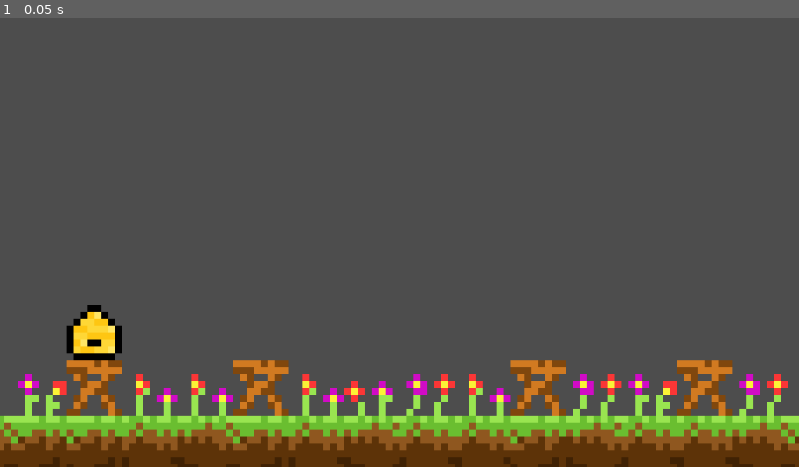
Above: before the commit, frame 1.
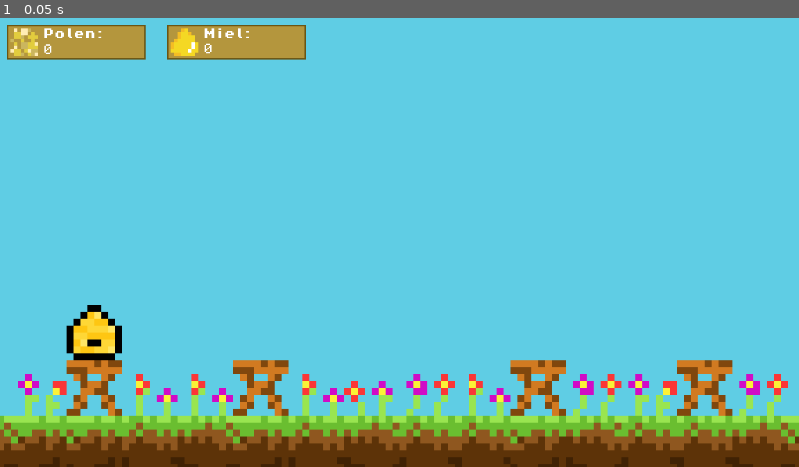
Above: after the commit, the same moment.

Repository: LBTPM/Videojuego-sobre-abejas-Godot-
Game: Godot game, scene res://Escenas/game.tscn
Two runs of this game, one before a commit and one after it. Both use one fixed random seed, a clock stepped at 60 frames per second and the inputs below.
Inputs:
- Up to frame 1 (0.05 s): no input

The runs differ from the first frame. In frame 1, 84% of the frame differs, in the area x 0-100%, y 0-89%.

Commit message:
Incorporación de GUI
Añadidos 2 panales con info de polen y miel en un canvas

Diff:
--- a/Escenas/abeja.tscn
+++ b/Escenas/abeja.tscn
@@ -96,6 +96,7 @@
 collision_layer = 2
 collision_mask = 5
 script = ExtResource("1_xnnt1")
+max_vuelo = 5
 
 [node name="AnimatedSprite2D" type="AnimatedSprite2D" parent="."]
 position = Vector2(0, -0.5)
--- a/Escenas/game.tscn
+++ b/Escenas/game.tscn
@@ -1,9 +1,11 @@
-[gd_scene load_steps=9 format=4 uid="uid://drcl4e0uw1eg6"]
+[gd_scene load_steps=11 format=4 uid="uid://drcl4e0uw1eg6"]
 
 [ext_resource type="PackedScene" uid="uid://cpr8i687m6f3" path="res://Escenas/Panal.tscn" id="1_0bm41"]
 [ext_resource type="Texture2D" uid="uid://yr853ypmnu7q" path="res://Assets/Sprites_abejas/cielo.png" id="1_5g6uq"]
+[ext_resource type="Script" uid="uid://5l8h4peg82lp" path="res://Scripts/game.gd" id="1_ijxpu"]
 [ext_resource type="Texture2D" uid="uid://bg5q2xnrc63lu" path="res://Assets/Sprites_abejas/Tileset_flores.png" id="2_obr3f"]
 [ext_resource type="PackedScene" uid="uid://co2t2qiryyn62" path="res://Escenas/zona_polen.tscn" id="3_3418m"]
+[ext_resource type="PackedScene" uid="uid://bql7imkqas2uj" path="res://Escenas/gui.tscn" id="5_o5eqp"]
 
 [sub_resource type="TileSetAtlasSource" id="TileSetAtlasSource_o5eqp"]
 texture = ExtResource("1_5g6uq")
@@ -31,6 +33,9 @@
 sources/0 = SubResource("TileSetAtlasSource_3418m")
 
 [node name="Game" type="Node"]
+script = ExtResource("1_ijxpu")
+
+[node name="GUI" parent="." instance=ExtResource("5_o5eqp")]
 
 [node name="Camera2D" type="Camera2D" parent="."]
 position = Vector2(56, 31)
@@ -39,7 +44,6 @@
 [node name="Tilemap" type="Node2D" parent="."]
 
 [node name="Background" type="TileMapLayer" parent="Tilemap"]
-visible = false
 tile_map_data = PackedByteArray("AAD/////AgAAAAAAAAD//wAAAgAAAAAAAAD//wEAAgAAAAAAAAD//wIAAgAAAAAAAAD//wMAAgAAAAAAAAD//w …(2224 unchanged characters)…
 tile_set = SubResource("TileSet_ijxpu")
 
@@ -111,9 +115,3 @@
 
 [node name="Panal" parent="." instance=ExtResource("1_0bm41")]
 position = Vector2(12, 48)
-
-[node name="GUI" type="Control" parent="."]
-layout_mode = 3
-anchors_preset = 0
-offset_right = 40.0
-offset_bottom = 40.0
--- /dev/null
+++ b/Escenas/gui.tscn
@@ -0,0 +1,86 @@
+[gd_scene load_steps=7 format=3 uid="uid://bql7imkqas2uj"]
+
+[ext_resource type="Texture2D" uid="uid://dbpuk6ofin8lg" path="res://Assets/Sprites_abejas/Polen.png" id="1_han0g"]
+[ext_resource type="Script" uid="uid://iblk56jlgxcq" path="res://Scripts/gui.gd" id="1_u8rov"]
+[ext_resource type="FontFile" uid="uid://dnmum5aokx7lu" path="res://Assets/fonts/PixelOperator8-Bold.ttf" id="2_u8rov"]
+[ext_resource type="FontFile" uid="uid://uwobqwg541w3" path="res://Assets/fonts/PixelOperator8.ttf" id="3_2j4er"]
+[ext_resource type="Texture2D" uid="uid://hgftabnta5yc" path="res://Assets/Sprites_abejas/Miel.png" id="4_1clfd"]
+
+[sub_resource type="StyleBoxFlat" id="StyleBoxFlat_3do7n"]
+bg_color = Color(0.704156, 0.58819, 0.239029, 1)
+border_width_left = 2
+border_width_top = 2
+border_width_right = 2
+border_width_bottom = 2
+border_color = Color(0.416424, 0.334267, 0.0792505, 1)
+
+[node name="GUI" type="CanvasLayer"]
+script = ExtResource("1_u8rov")
+
+[node name="Panel_polen" type="Panel" parent="."]
+offset_left = 10.0
+offset_top = 10.0
+offset_right = 210.0
+offset_bottom = 60.0
+theme_override_styles/panel = SubResource("StyleBoxFlat_3do7n")
+
+[node name="Imagen" type="TextureRect" parent="Panel_polen"]
+layout_mode = 1
+offset_left = 5.0
+offset_top = 5.0
+offset_right = 45.0
+offset_bottom = 45.0
+texture = ExtResource("1_han0g")
+
+[node name="Nombre" type="Label" parent="Panel_polen"]
+layout_mode = 1
+offset_left = 52.0
+offset_top = 5.0
+offset_right = 140.0
+offset_bottom = 28.0
+theme_override_fonts/font = ExtResource("2_u8rov")
+text = "Polen:"
+
+[node name="Cantidad" type="Label" parent="Panel_polen"]
+layout_mode = 1
+offset_left = 52.0
+offset_top = 25.0
+offset_right = 192.0
+offset_bottom = 47.0
+theme_override_fonts/font = ExtResource("3_2j4er")
+text = "0"
+vertical_alignment = 1
+
+[node name="Panel_polen2" type="Panel" parent="."]
+offset_left = 241.0
+offset_top = 10.0
+offset_right = 441.0
+offset_bottom = 60.0
+theme_override_styles/panel = SubResource("StyleBoxFlat_3do7n")
+
+[node name="Imagen" type="TextureRect" parent="Panel_polen2"]
+layout_mode = 1
+offset_left = 5.0
+offset_top = 5.0
+offset_right = 45.0
+offset_bottom = 45.0
+texture = ExtResource("4_1clfd")
+
+[node name="Nombre" type="Label" parent="Panel_polen2"]
+layout_mode = 1
+offset_left = 52.0
+offset_top = 5.0
+offset_right = 140.0
+offset_bottom = 28.0
+theme_override_fonts/font = ExtResource("2_u8rov")
+text = "Miel:"
+
+[node name="Cantidad" type="Label" parent="Panel_polen2"]
+layout_mode = 1
+offset_left = 52.0
+offset_top = 25.0
+offset_right = 193.0
+offset_bottom = 46.0
+theme_override_fonts/font = ExtResource("3_2j4er")
+text = "0"
+vertical_alignment = 1
--- /dev/null
+++ b/Scripts/game.gd
@@ -0,0 +1,23 @@
+extends Node
+
+@export var polen_total := 0: get = _get_polen_total, set = _add_polen_total
+@export var miel_total := 0: get = _get_miel_total, set = _add_miel_total
+
+func _get_polen_total():
+	return polen_total
+func _add_polen_total(valor: int):
+	polen_total += valor
+
+func _get_miel_total():
+	return miel_total
+func _add_miel_total(valor: int):
+	miel_total += valor
+
+# Called when the node enters the scene tree for the first time.
+func _ready() -> void:
+	pass # Replace with function body.
+
+
+# Called every frame. 'delta' is the elapsed time since the previous frame.
+func _process(delta: float) -> void:
+	pass
--- /dev/null
+++ b/Scripts/gui.gd
@@ -0,0 +1,15 @@
+extends CanvasLayer
+
+var game_control
+@onready var cantidad_polen: Label = $Panel_polen/Cantidad
+@onready var cantidad_miel: Label = $Panel_polen2/Cantidad
+
+# Called when the node enters the scene tree for the first time.
+func _ready() -> void:
+	game_control = get_parent()
+
+
+# Called every frame. 'delta' is the elapsed time since the previous frame.
+func _process(delta: float) -> void:
+	cantidad_polen.text = str(game_control._get_polen_total())
+	cantidad_miel.text = str(game_control._get_miel_total())
--- a/Scripts/panal.gd
+++ b/Scripts/panal.gd
@@ -6,7 +6,7 @@
 
 @export var cant_polen_para_miel: int = 50
 @export var tiempo_miel: int = 20
-@export var ml_miel_celda: float = 2
+@export var ml_miel_celda: int = 2
 @export var max_celdas := 10
 
 # Posicion flores
@@ -15,15 +15,18 @@
 
 # Variables
 var cant_abj: int = 3
-var ml_miel: float = 0
-var g_polen: int = 0
+var ml_miel: int = 0 : get = _get_ml_miel, set = _add_ml_miel
+var g_polen: int = 0 : get = _get_g_polen, set = _add_g_polen
 
 var celdas_miel_prod := 0
 var celdas_miel := 0
 var nuevas_celdas_miel := 0
 
+var game_control = get_parent()
+
 # Called when the node enters the scene tree for the first time.
 func _ready() -> void:
+	game_control = get_parent()
 	timer_miel.wait_time = tiempo_miel
 	timer_miel.start()
 	zonas_polen = get_node("../Zonas_polen").get_children()
@@ -40,19 +43,34 @@
 
 func _on_area_shape_entered(area_rid: RID, area: Area2D, area_shape_index: int, local_shape_index: int) -> void:
 	if self.is_ancestor_of(area):
-		g_polen += area.c_polen_actual
+		_add_g_polen(area._get_c_polen_actual())
 		print("Granos polen: " + str(g_polen))
 		area._add_c_polen_actual(-area._get_c_polen_actual())
 
 func _process(delta: float) -> void:
-	if g_polen >= cant_polen_para_miel and celdas_miel + celdas_miel_prod + nuevas_celdas_miel <= max_celdas:
-		g_polen -= cant_polen_para_miel
+	if _get_g_polen() >= cant_polen_para_miel and celdas_miel + celdas_miel_prod + nuevas_celdas_miel <= max_celdas:
+		_add_g_polen(-cant_polen_para_miel)
 		nuevas_celdas_miel += 1
 		print("Granos polen: " + str(g_polen))
 
+
 func _on_timer_miel_timeout() -> void:
-	ml_miel += celdas_miel_prod*ml_miel_celda
+	_add_ml_miel(celdas_miel_prod*ml_miel_celda)
 	celdas_miel += celdas_miel_prod
 	celdas_miel_prod = 0
 	celdas_miel_prod += nuevas_celdas_miel
 	nuevas_celdas_miel = 0
+
+func _add_g_polen(valor):
+	g_polen += valor
+	game_control._add_polen_total(valor)
+
+func _get_g_polen():
+	return g_polen
+
+func _add_ml_miel(valor):
+	ml_miel += valor
+	game_control._add_miel_total(valor)
+
+func _get_ml_miel():
+	return ml_miel
Not shown, added: Scripts/game.gd.uid
Not shown, added: Scripts/gui.gd.uid
